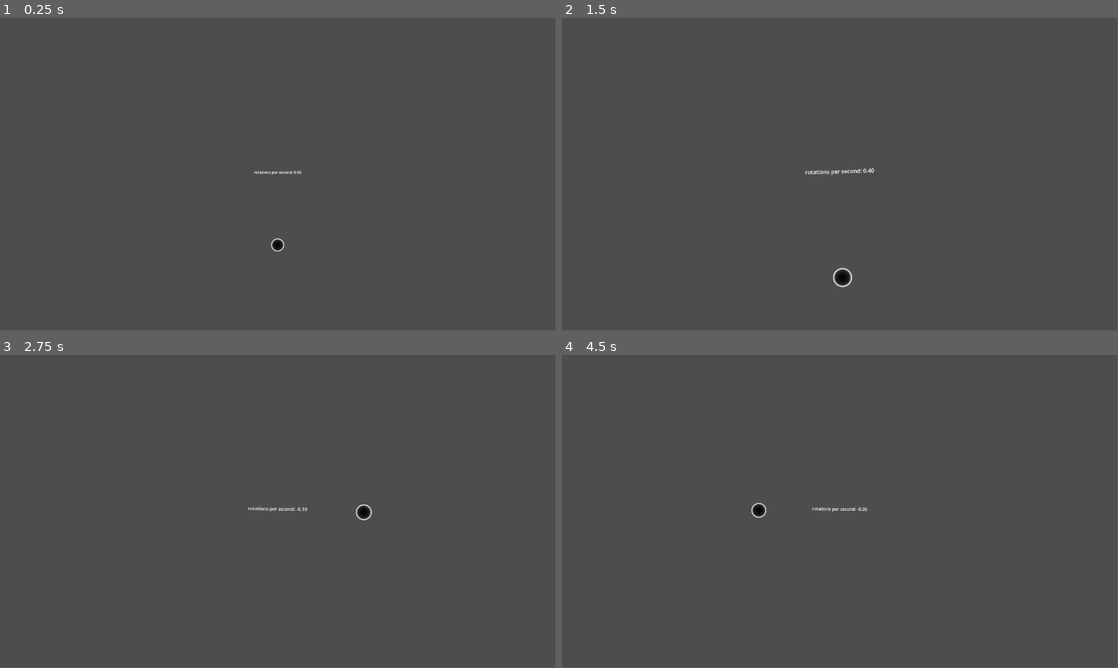
Above: before the commit, frames 1-4 (two rows, left to right).
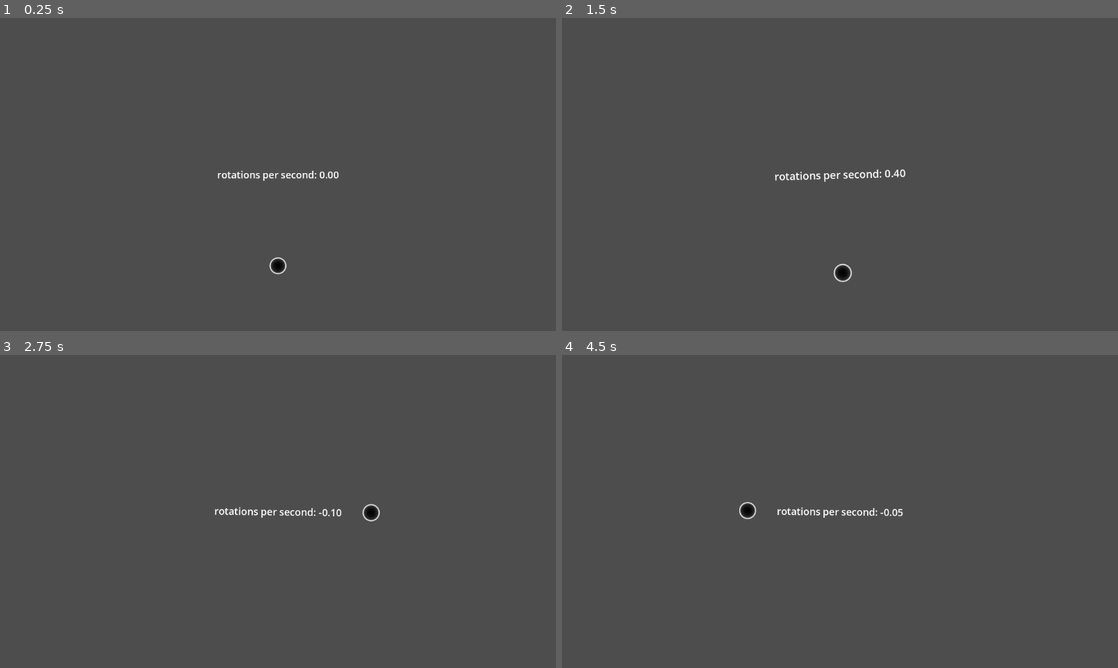
Above: after the commit, the same moments.

Repository: geekazodium/churn-tester-2000
Game: Godot game, scene res://main.tscn
Same seed, same stepped clock (60 frames per second), same inputs: the game is played once before the commit and once after it.
Inputs:
- Up to frame 1 (0.25 s): no input
- Up to frame 2 (1.5 s): tap Enter at 0.5 s; hold D (right) 0.53-1.28 s; hold S (down) from 1.28 s (still down)
- Up to frame 3 (2.75 s): release S (down) at 2.03 s; hold D (right) from 2.03 s (still down)
- Up to frame 4 (4.5 s): release D (right) at 2.78 s; hold W (up) 2.78-3.53 s; hold A (left) from 3.53 s (still down)
The window is 799x449 before the commit and 800x450 after it. Grey fills any space a smaller window leaves; there, only what the larger window draws over its background counts as a difference.

The runs differ from the first frame. In frame 1, 0.5% of the frame differs, in the area x 39-61%, y 48-82%; in frame 2, 0.5%, in the area x 38-62%, y 48-86%; in frame 3, 0.5%; in frame 4, 0.5%.

Commit message:
fix: resizing issues

Diff:
--- a/main.tscn
+++ b/main.tscn
@@ -9,8 +9,9 @@
 script = ExtResource("1_0xm2m")
 
 [node name="Camera2D" type="Camera2D" parent="."]
-zoom = Vector2(0.7, 0.7)
+zoom = Vector2(0.9, 0.9)
 script = ExtResource("2_1bvp3")
+zoom_change = 0.2
 
 [node name="ReelInputCircle" parent="." instance=ExtResource("1_ig7tw")]
 scale = Vector2(0.7, 0.7)
@@ -27,6 +28,7 @@
 offset_bottom = 20.0
 grow_horizontal = 2
 grow_vertical = 2
+theme_override_font_sizes/font_size = 32
 text = "speed"
 script = ExtResource("3_h2yge")
 
--- a/project.godot
+++ b/project.godot
@@ -14,6 +14,10 @@
 run/main_scene="uid://cipsaigm3a7e0"
 config/features=PackedStringArray("4.5", "GL Compatibility")
 config/icon="res://icon.svg"
+
+[display]
+
+window/stretch/mode="viewport"
 
 [input]
 
--- a/rotating_camera.gd
+++ b/rotating_camera.gd
@@ -8,5 +8,4 @@
 
 func _on_reel_input_circle_angular_v_updated(velocity: float) -> void:
 	self.global_rotation_degrees = sqrt(abs(velocity)) * sign(velocity);
-	self.zoom = self.default_zoom * (1 + (1-exp(-abs(velocity))) * self.zoom_change);
-	print(self.global_rotation_degrees);
+	self.zoom = self.default_zoom * (1 + (1-exp(-abs(velocity) * .2)) * self.zoom_change);
